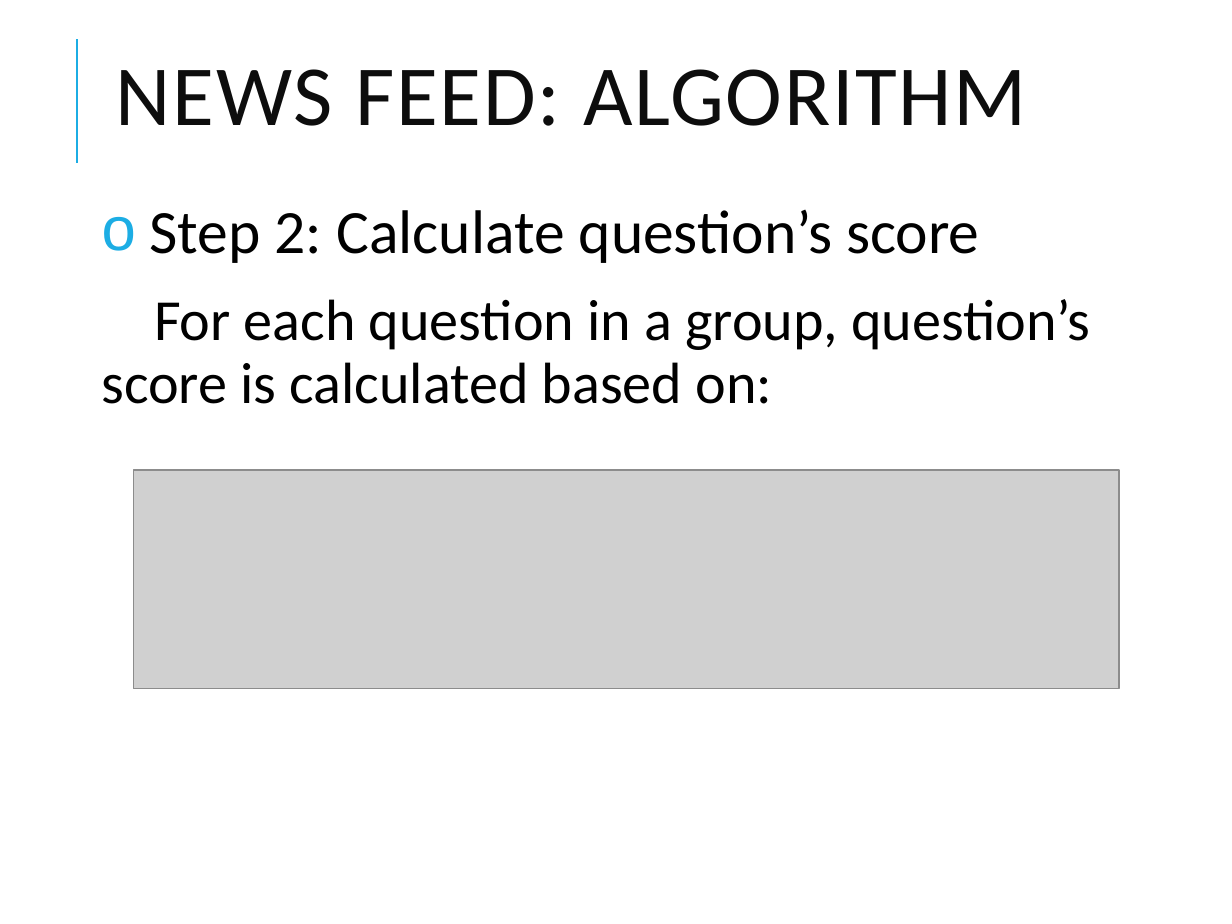
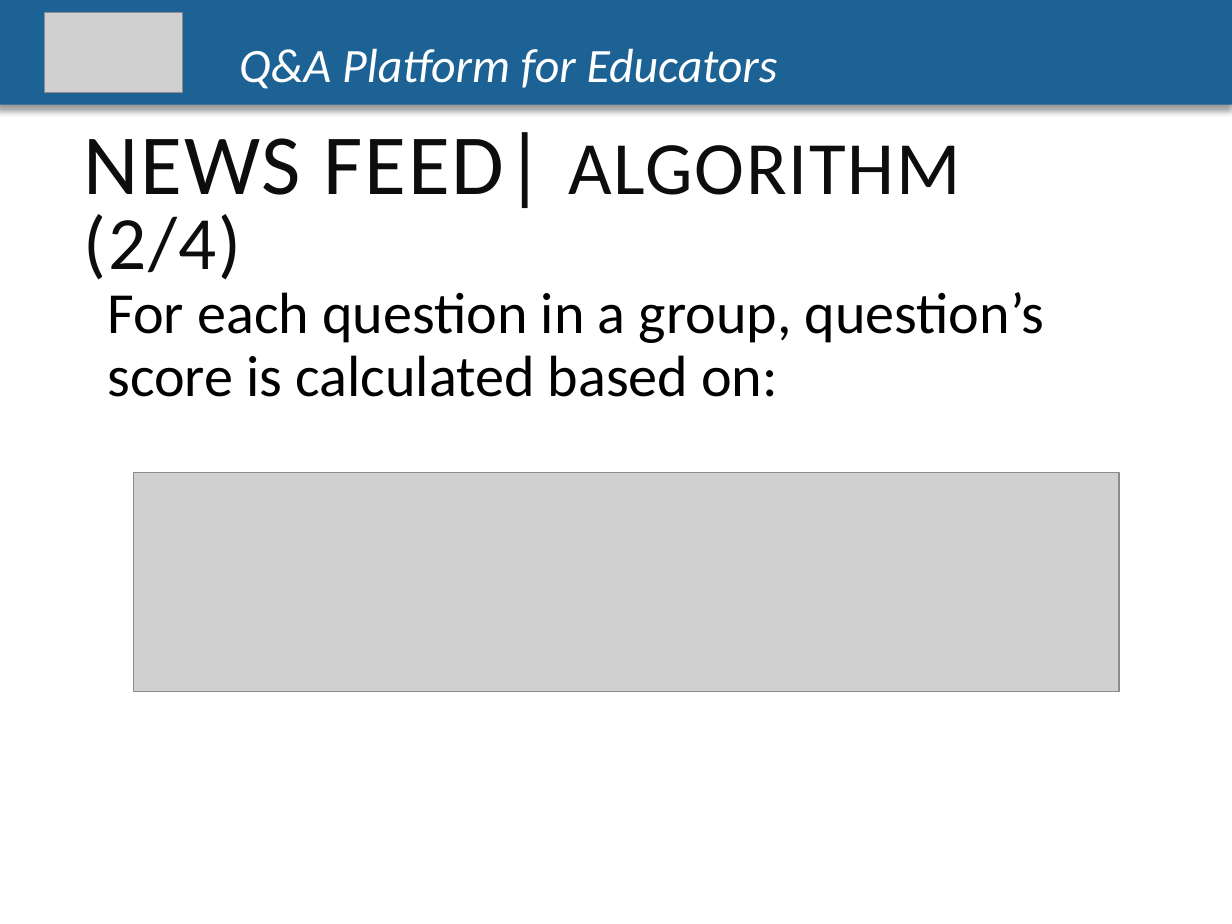
Before and after one commit to CapstoneTeam11/Document, a slide deck: slide 30 of Q-A-PLATFORM-FOR-EDUCATORS-1 (1).pptx (slide 18 before the commit). Drawn at 1232x924 pixels with LibreOffice and Linux fonts; fonts in the diff are those of the drawing; grey boxes stand for pictures. Boxes give left, top, right and bottom in pixels: in the first picture for what was removed or moved away, otherwise in the second. Text is boxed around its words. In the diff, an @@ line names an element or a change of style, - is before the commit and + after.

```diff
--- a/Q-A-PLATFORM-FOR-EDUCATORS-1 (1).pptx
+++ b/Q-A-PLATFORM-FOR-EDUCATORS-1 (1).pptx
@@ rectangle added at bbox=[0, 0, 1232, 105], fill #1D6294, 28 pt, text #FFFFFF, italic @@
+Q&A Platform for Educators
@@ picture added at bbox=[44, 12, 182, 92] @@
@@ line removed from (76, 163) to (76, 39) @@
@@ text "NEWS FEED| ALGORITHM (2/4)" at bbox=[84, 132, 961, 280]: vertical alignment middle to top @@
@@ text at bbox=[84, 132, 961, 280]: text changed; size 50 to 44 pt @@
-NEWS FEED: ALGORITHM
+NEWS FEED| ALGORITHM (2/4)
@@ text at bbox=[150, 210, 979, 263]: paragraph removed @@
-o Step 2: Calculate question’s score
@@ text "For each question in a ...": place and size @@
-text "For each question in a ..." at bbox=[102, 210, 1090, 404]
+text "For each question in a ..." at bbox=[107, 292, 1044, 397]
```
Also in this commit, not shown: 16 other slides changed, 38 slides added, 23 slides removed, 2 other files.
